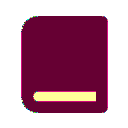
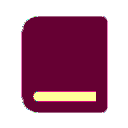
The second 128 × 128 image is a revision of the first. Changes to its layers:
painted on "Hintergrund Kopie" over (21, 16, 108, 113)
hid (unnamed layer) over (21, 16, 108, 113)
